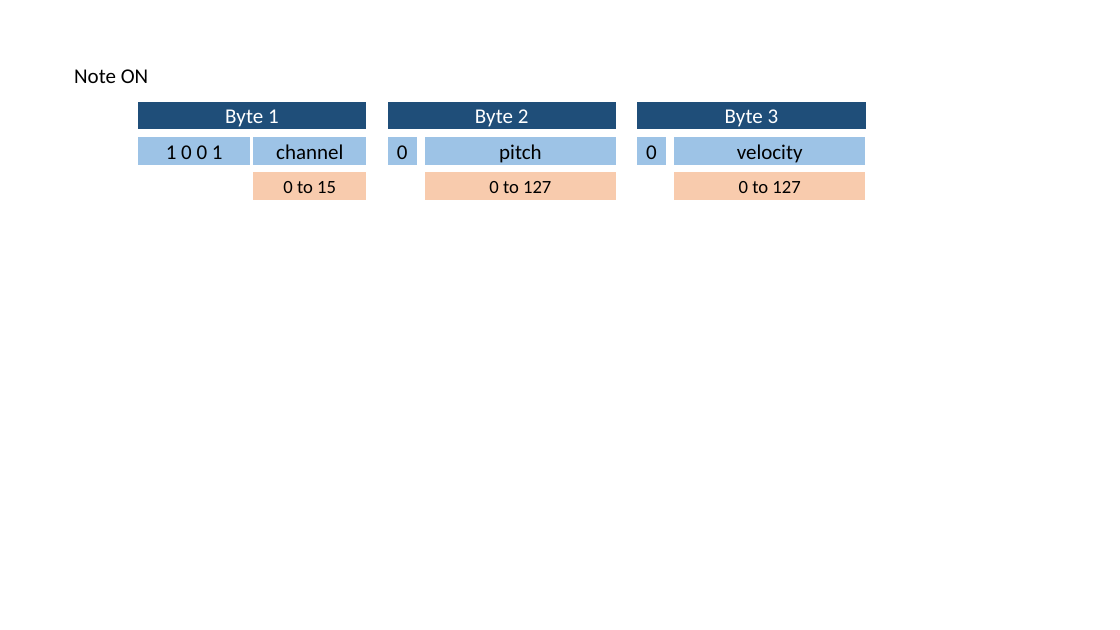
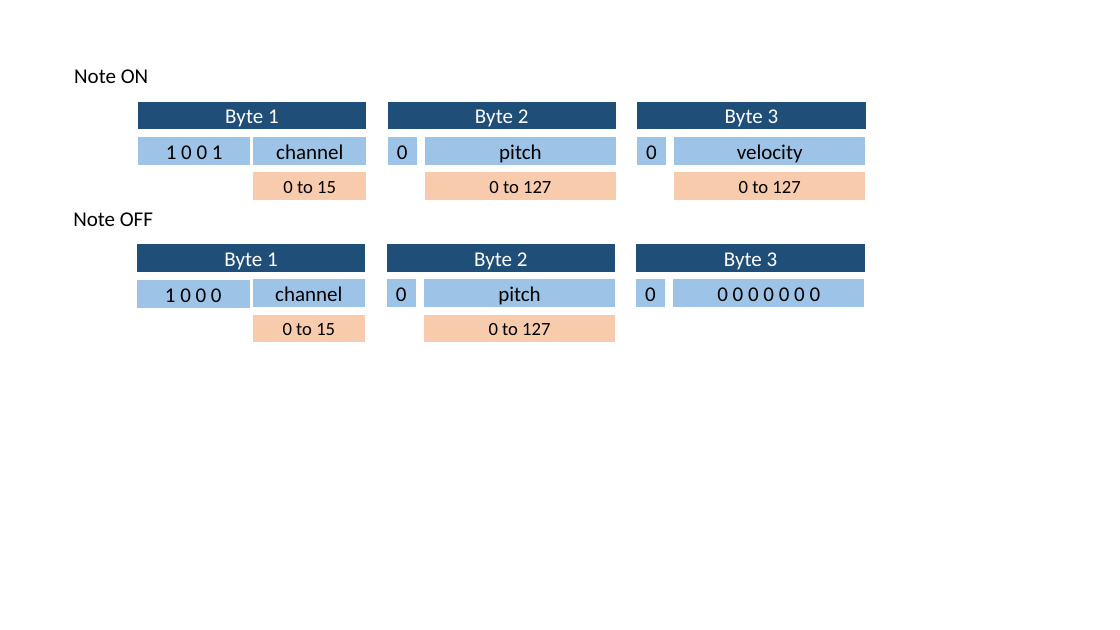
Before and after one commit to IOGS-LEnsE/light-midi2dmx, a slide deck: slide 1 of docs/figures/MIDI_Figures.pptx. Drawn at 1120x630 pixels with LibreOffice and Linux fonts; fonts in the diff are those of the drawing. Boxes give left, top, right and bottom in pixels: in the first picture for what was removed or moved away, otherwise in the second. Text is boxed around its words. In the diff, an @@ line names an element or a change of style, - is before the commit and + after.

```diff
--- a/docs/figures/MIDI_Figures.pptx
+++ b/docs/figures/MIDI_Figures.pptx
@@ text added at <box>73,212,153,226</box>, 18 pt, text #000000 @@
+Note OFF
@@ rectangle added at <box>136,244,365,272</box>, fill #1F4E79, outline #FFFFFF 1 pt, 18 pt, text #FFFFFF @@
+Byte 1
@@ rectangle added at <box>386,244,616,272</box>, fill #1F4E79, outline #FFFFFF 1 pt, 18 pt, text #FFFFFF @@
+Byte 2
@@ rectangle added at <box>636,244,865,272</box>, fill #1F4E79, outline #FFFFFF 1 pt, 18 pt, text #FFFFFF @@
+Byte 3
@@ rectangle added at <box>136,280,250,308</box>, fill #9DC3E6, outline #FFFFFF 1 pt, 18 pt, text #000000 @@
+1 0 0 0
@@ rectangle added at <box>252,279,365,308</box>, fill #9DC3E6, outline #FFFFFF 1 pt, 18 pt, text #000000 @@
+channel
@@ rectangle added at <box>386,279,417,308</box>, fill #9DC3E6, outline #FFFFFF 1 pt, 18 pt, text #000000 @@
+0
@@ rectangle added at <box>423,279,615,308</box>, fill #9DC3E6, outline #FFFFFF 1 pt, 18 pt, text #000000 @@
+pitch
@@ rectangle added at <box>635,279,665,308</box>, fill #9DC3E6, outline #FFFFFF 1 pt, 18 pt, text #000000 @@
+0
@@ rectangle added at <box>673,279,865,308</box>, fill #9DC3E6, outline #FFFFFF 1 pt, 18 pt, text #000000 @@
+0 0 0 0 0 0 0
@@ rectangle added at <box>252,314,365,343</box>, fill #F8CBAD, outline #FFFFFF 1 pt, 16 pt, text #000000 @@
+0 to 15
@@ rectangle added at <box>423,314,615,343</box>, fill #F8CBAD, outline #FFFFFF 1 pt, 16 pt, text #000000 @@
+0 to 127
```
Also in this commit, not shown: 3 other files.
